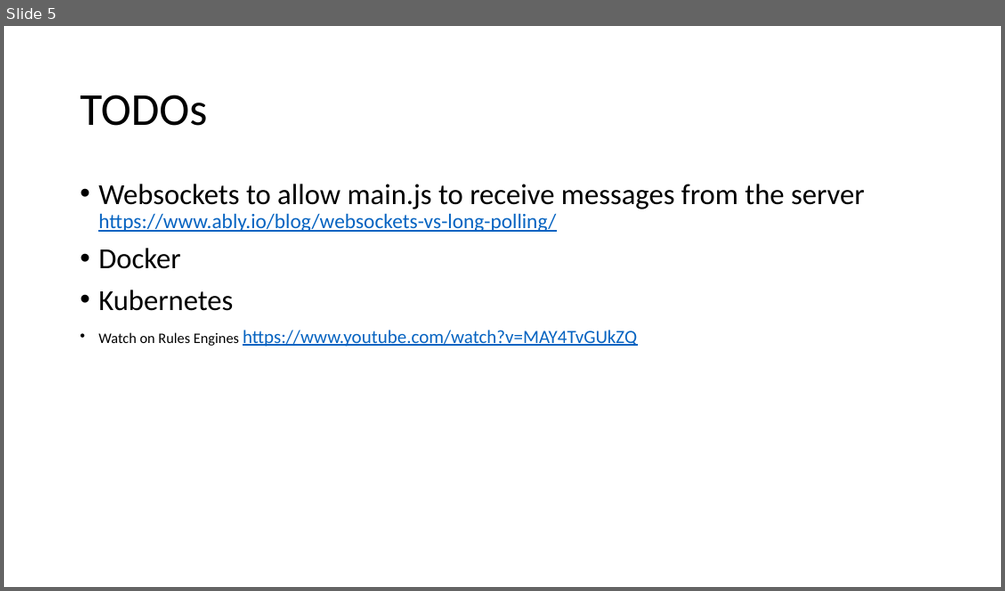
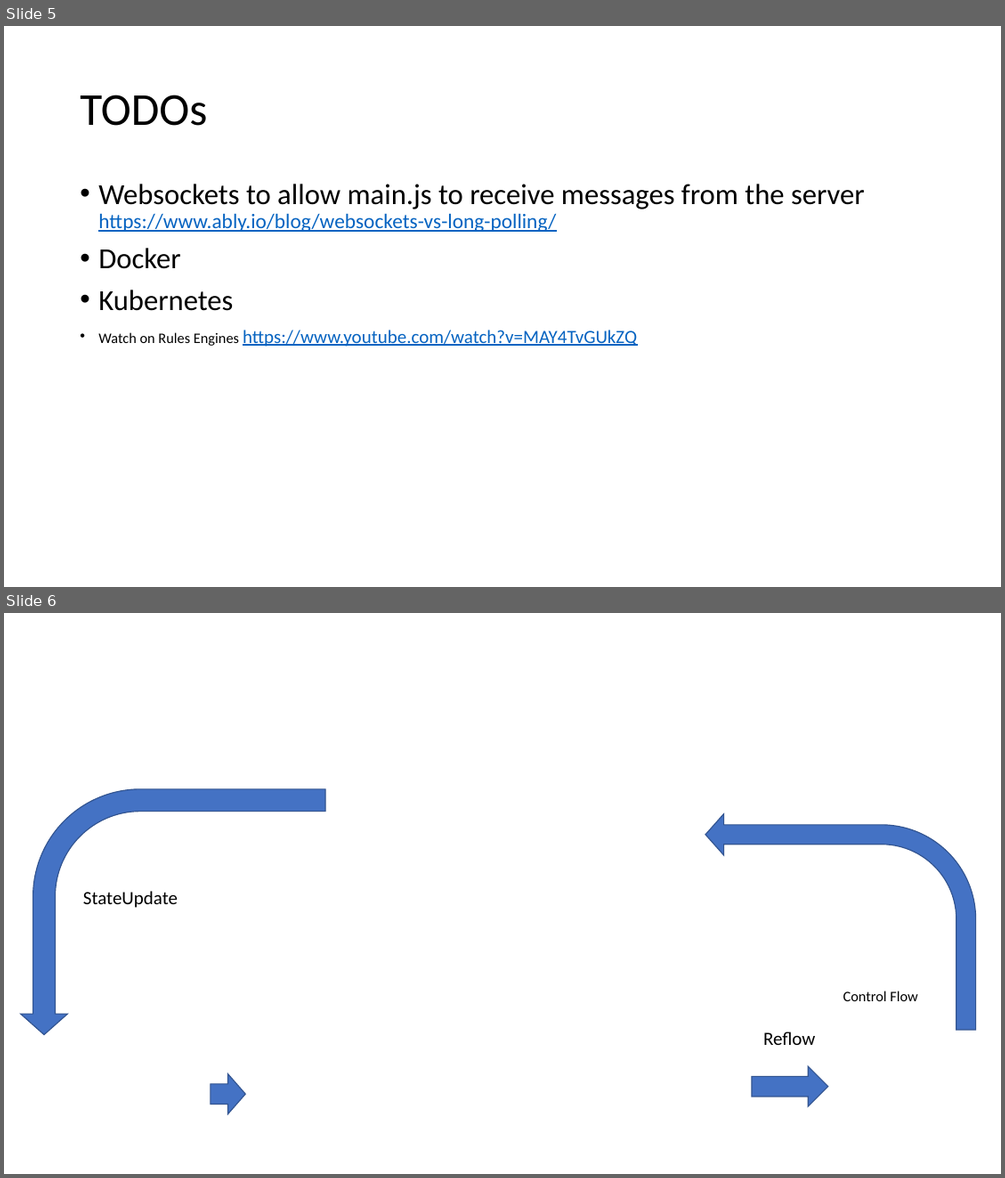
Before and after one commit to caqu/dynamic-sequence, a slide deck: public/documentation/sources/Hum.pptx. Shown one above the other, each under a label of ours: slide 5 before the commit, slides 5 and 6 after it. The pictures are 1005x591 and 1005x1178 pixels, drawn with LibreOffice and Linux fonts; fonts in the diff are those of the drawing; background and template pictures are left out. Boxes give left, top, right and bottom in pixels: in the first picture for what was removed or moved away, otherwise in the second. Text is boxed around its words. In the diff, an @@ line names an element or a change of style, - is before the commit and + after.

```diff
--- a/public/documentation/sources/Hum.pptx
+++ b/public/documentation/sources/Hum.pptx
@@ slide 6 added at (x1=4, y1=613, x2=1001, y2=1174), background picture (left out) @@
@@ bent arrow added at (x1=20, y1=789, x2=325, y2=1035), fill #4472C4, outline #325491 1 pt @@
@@ bent arrow added at (x1=705, y1=814, x2=975, y2=1030), fill #4472C4, outline #325491 1 pt @@
@@ text added at (x1=83, y1=891, x2=178, y2=908), 18 pt, text #000000 @@
+StateUpdate
@@ text added at (x1=843, y1=990, x2=917, y2=1001), 14 pt, text #000000 @@
+Control Flow
@@ text added at (x1=763, y1=1031, x2=815, y2=1045), 18 pt, text #000000 @@
+Reflow
@@ down arrow added at (x1=752, y1=1066, x2=828, y2=1107), fill #4472C4, outline #325491 1 pt @@
@@ down arrow added at (x1=210, y1=1074, x2=246, y2=1114), fill #4472C4, outline #325491 1 pt @@
```
Also in this commit, not shown: 1 slide changed, 1 slide removed, 28 other files.
